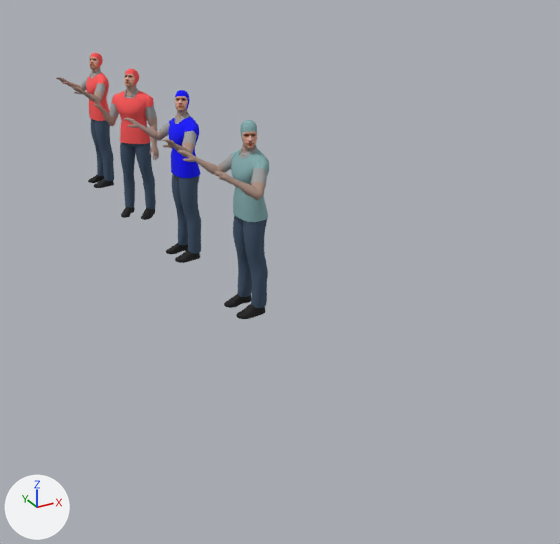
A saved change to the glTF model people/CVE_crew_anm.glb.
The view is the same before and after, from a 50 mm lens placed at (30.7, -124.5, 48.2), pointed at (37.4, -112.5, 42.2). The lights are fixed; the arrows at lower left show +X, +Y and +Z. Where no turn or scale is listed for an object, it has been applied to the vertices.

In view in the first picture: 'crew_blue', 'crew_green', 'crew_red', 'crew_red.001'.
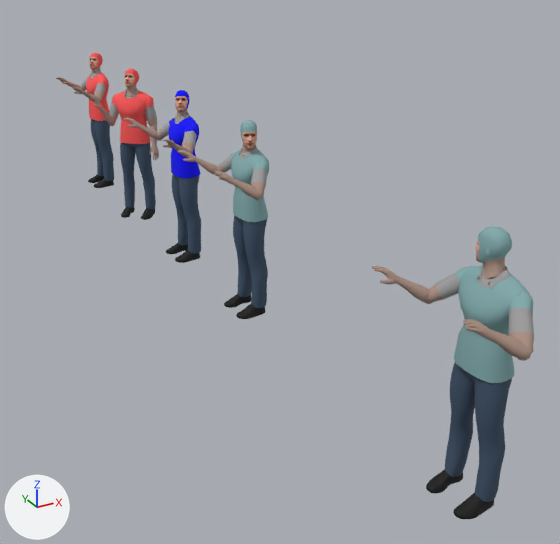
Pixel boxes [x1, y1, x2, y2] of what changed, in the pictures (560 x 544 px):
'crew_green.001', added
    after: [444, 265, 529, 502]
    faces in mat_col_pants_001 (dark blue #3f5268): [444, 362, 512, 502]
    faces in mat_col_vest_green_001 (cyan #84acae): [454, 265, 529, 383]
    faces in mat_col_shirt_001 (grey #a0a0a0): [476, 272, 497, 288]
'head.004', added (cyan)
    after: [475, 226, 512, 279]
    faces in mat_col_vest_green_001 (cyan #84acae): [477, 226, 512, 263]
    faces in mat_col_flesh_001 (beige #b29588): [483, 257, 506, 279]
'armL.004', added
    after: [508, 292, 534, 354]
    faces in mat_col_shirt_001 (grey #a0a0a0): [508, 308, 534, 335]
    faces in mat_col_vest_green_001 (cyan #84acae): [508, 292, 533, 314]
    faces in mat_col_flesh_001 (beige #b29588): [509, 332, 534, 354]
'shoes.004', added (black)
    after: [426, 470, 494, 519]
'armL2.004', added
    after: [463, 319, 531, 361]
'armR.004', added
    after: [428, 265, 473, 303]
    faces in mat_col_shirt_001 (grey #a0a0a0): [436, 272, 460, 299]
    faces in mat_col_flesh_001 (beige #b29588): [428, 283, 443, 303]
'armR2.004', added
    after: [372, 266, 432, 304]
'collar.004', added
    after: [477, 266, 510, 289]

What changed in the scene script:
```text
Add ob_shoes_004:
    ob_shoes_004 = bpy.data.objects.new('shoes.004', me_msh_shoes_002)  # 1450 vertices, 2776 faces; spans x -0.532..0.407, y -0.659..0.659, z -0.057..0.327; in mat_col_black_001 (black #000000)
    ob_shoes_004.location = (40.26, -115.0, 37.5)
Add ob_head_004:
    ob_head_004 = bpy.data.objects.new('head.004', me_msh_head_002)  # 595 vertices, 1138 faces; spans x -0.255..0.243, y -0.22..0.478, z -0.21..0.857; in mat_col_flesh_001 (beige #b29588), mat_col_blue_001 (blue #0000ff), mat_mat_face_001 (picture img_face32), mat_col_vest_green_001 (cyan #84acae)
    ob_head_004.location = (40.45, -115.0, 42.51)
Add ob_collar_004:
    ob_collar_004 = bpy.data.objects.new('collar.004', me_msh_collar_004)  # 63 vertices, 80 faces; spans x -0.256..0.217, y -0.288..0.284, z -0.197..0.112; in mat_col_shirt_001 (grey #a0a0a0)
    ob_collar_004.location = (40.46, -115.0, 42.51)
Add ob_armr2_004:
    ob_armr2_004 = bpy.data.objects.new('armR2.004', me_msh_armr2_002)  # 319 vertices, 634 faces; spans x -1.101..0.144, y -0.143..0.561, z -0.141..0.695; in mat_col_flesh_001 (beige #b29588)
    ob_armr2_004.location = (40.04, -113.72, 41.58)
Add ob_armr_004:
    ob_armr_004 = bpy.data.objects.new('armR.004', me_msh_armr_002)  # 157 vertices, 310 faces; spans x -0.599..0.204, y -0.204..0.737, z -0.689..0.204; in mat_col_shirt_001 (grey #a0a0a0), mat_col_flesh_001 (beige #b29588), mat_col_vest_green_001 (cyan #84acae)
    ob_armr_004.location = (40.52, -114.34, 42.17)
Add ob_arml2_004:
    ob_arml2_004 = bpy.data.objects.new('armL2.004', me_msh_arml2_001)  # 319 vertices, 634 faces; spans x -1.13..0.142, y -0.138..0.482, z -0.143..0.717; in mat_col_flesh_001 (beige #b29588)
    ob_arml2_004.location = (40.04, -116.28, 41.58)
Add ob_arml_004:
    ob_arml_004 = bpy.data.objects.new('armL.004', me_msh_arml_001)  # 157 vertices, 310 faces; spans x -0.599..0.204, y -0.737..0.204, z -0.689..0.204; in mat_col_shirt_001 (grey #a0a0a0), mat_col_flesh_001 (beige #b29588), mat_col_vest_green_001 (cyan #84acae)
    ob_arml_004.location = (40.52, -115.66, 42.17)
Add ob_crew_green_001:
    ob_crew_green_001 = bpy.data.objects.new('crew_green.001', me_msh_body_003)  # 1211 vertices, 2340 faces; spans x -0.32..0.63, y -0.67..0.67, z 0.22..5.07; in mat_col_pants_001 (dark blue #3f5268), mat_col_vest_green_001 (cyan #84acae), mat_col_shirt_001 (grey #a0a0a0)
    ob_crew_green_001.location = (40.3, -115.0, 37.5)
```
